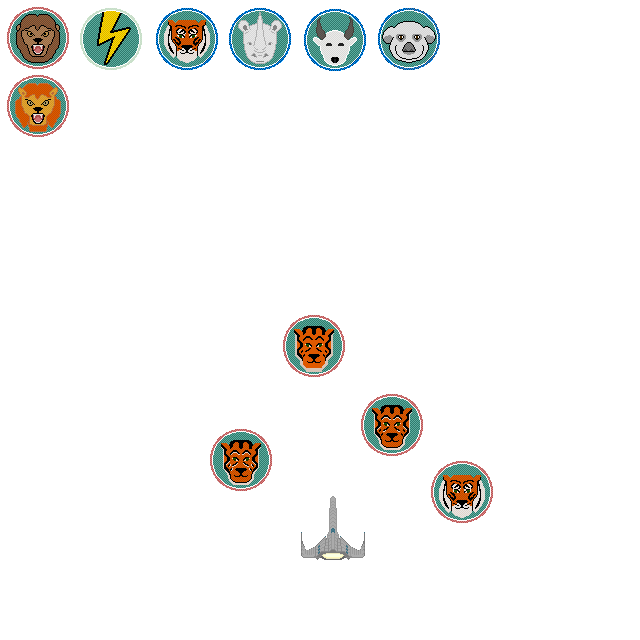
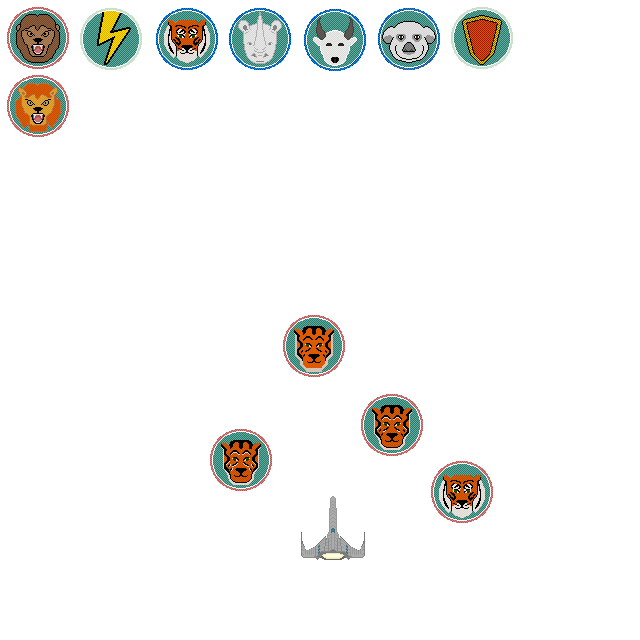
Layers edited between the first and the second 640px x 640px image:
removed layer "Layer 13" over box(451, 7, 494, 69)
added layer "Layer 18" above "Layer 17" over box(472, 20, 497, 60)
added layer "Layer 17" above "Layer 16" over box(479, 22, 485, 43)
added layer "Layer 16" above "Layer 15" over box(463, 16, 501, 64)
added layer "Layer 15" above "Layer 14" over box(462, 15, 502, 65)
added layer "Layer 14" above "Layer 3" over box(451, 7, 513, 69)
